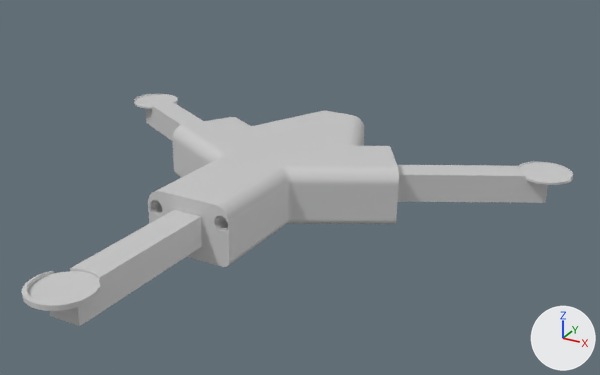
What one commit did to the COLLADA model webots/meshes/collada_files/sevjr.dae.
Camera for both pictures: a camera (50 mm lens) standing at (0.138, -0.225, 0.127) and looking at (0.019, -0.01, 0.02). The axes (+X, +Y, +Z) are drawn at lower right. The lights are the same throughout. The older version comes first. Where no turn or scale is listed for an object, it has been applied to the vertices.

In view in the first picture: 'SEV Jr Body'.
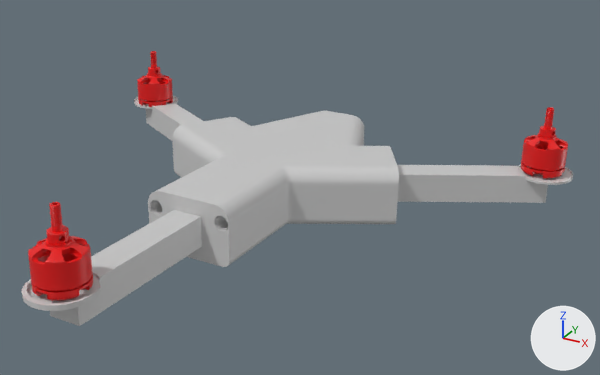
The newer file is also rescaled (x3.0) as a whole; pictures and numbers use the older file's frame.

What the commit changed:
Material 'Material.008' (mat_material_008) is new.
Its base color is (0.8, 0.0036, 0.0036) (red #e70c0c).
Its roughness is 0.42.
Material 'Material.006' (mat_material_006) is new.
Its base color is (0.8, 0.0036, 0.0036) (red #e70c0c).
Its roughness is 0.42.
Material 'Material.003' (mat_material_003) is new.
Its base color is (0.8, 0.0036, 0.0036) (red #e70c0c).
Its roughness is 0.42.
Mesh me_sev_jr_motor_006 is new.
It has 4070 vertices, 8514 faces and spans x -0.0047..0.0101, y -0.0011..0.0141, z 0.0..0.0228.
It uses material mat_material_008 (red #e70c0c).
Mesh me_sev_jr_motor_004 is new.
It has 4070 vertices, 8514 faces and spans x -0.0047..0.0101, y -0.0011..0.0141, z 0.0..0.0228.
It uses material mat_material_006 (red #e70c0c).
Mesh me_sev_jr_motor_001 is new.
It has 4070 vertices, 8514 faces and spans x -0.0047..0.0101, y -0.0011..0.0141, z 0.0..0.0228.
It uses material mat_material_003 (red #e70c0c).
Object 'SEV_Jr_Motor.003' (ob_sev_jr_motor_003) is new; it shows me_sev_jr_motor_006.
Its location is (-0.0891, 0.0445, 0.0144).
Object 'SEV_Jr_Motor.001' (ob_sev_jr_motor_001) is new; it shows me_sev_jr_motor_004.
Its location is (0.0794, 0.0457, 0.0153).
Object 'SEV_Jr_Motor' (ob_sev_jr_motor) is new; it shows me_sev_jr_motor_001.
Its location is (-0.0051, -0.1007, 0.02).

Changed parts and their boxes (x1, y1, x2, y2) in the pictures (600 x 375 px):
'SEV_Jr_Motor', added (red)
    after: (28, 202, 93, 301)
'SEV_Jr_Motor.001', added (red)
    after: (521, 107, 568, 178)
'SEV_Jr_Motor.003', added (red)
    after: (137, 51, 173, 107)
